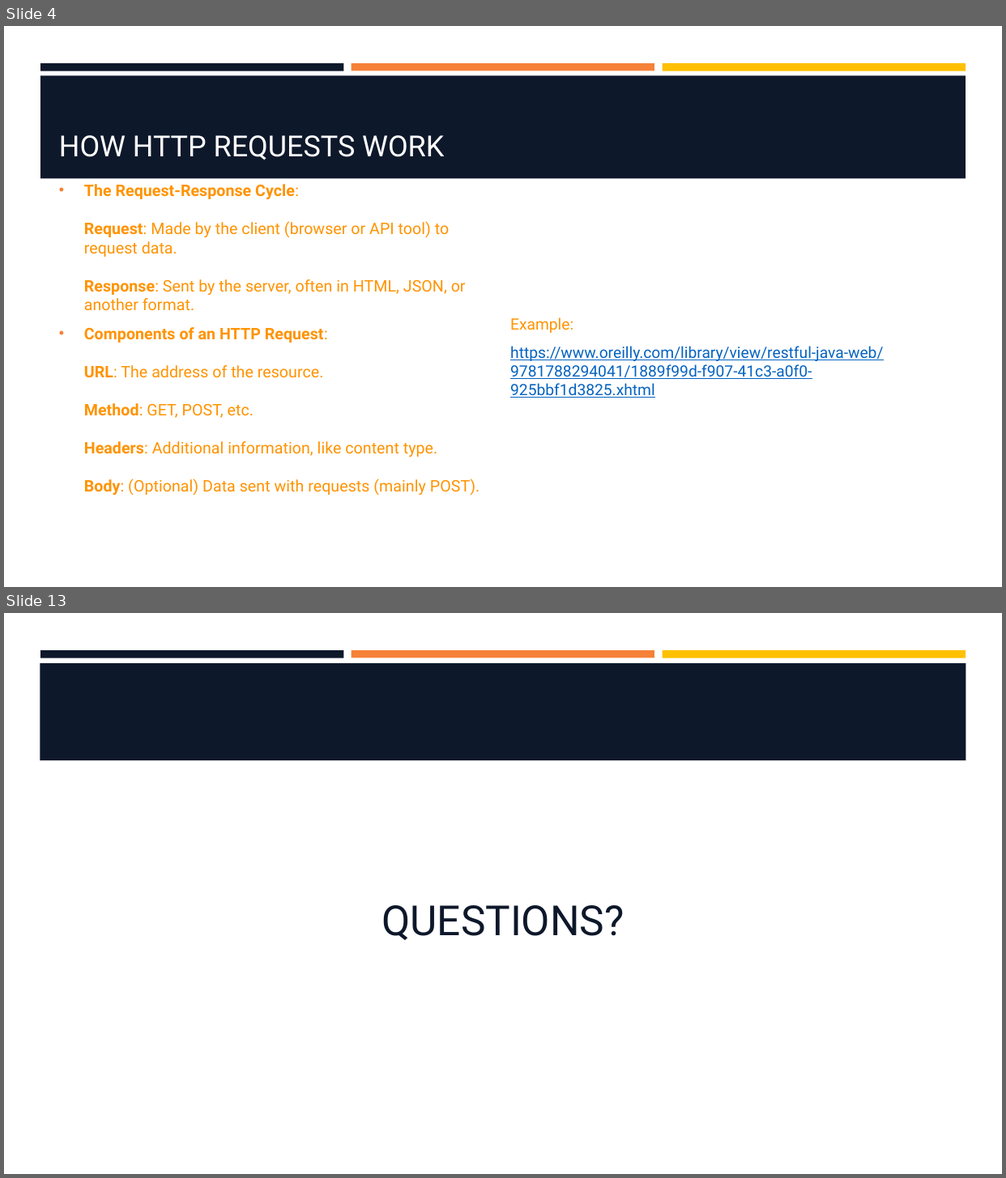
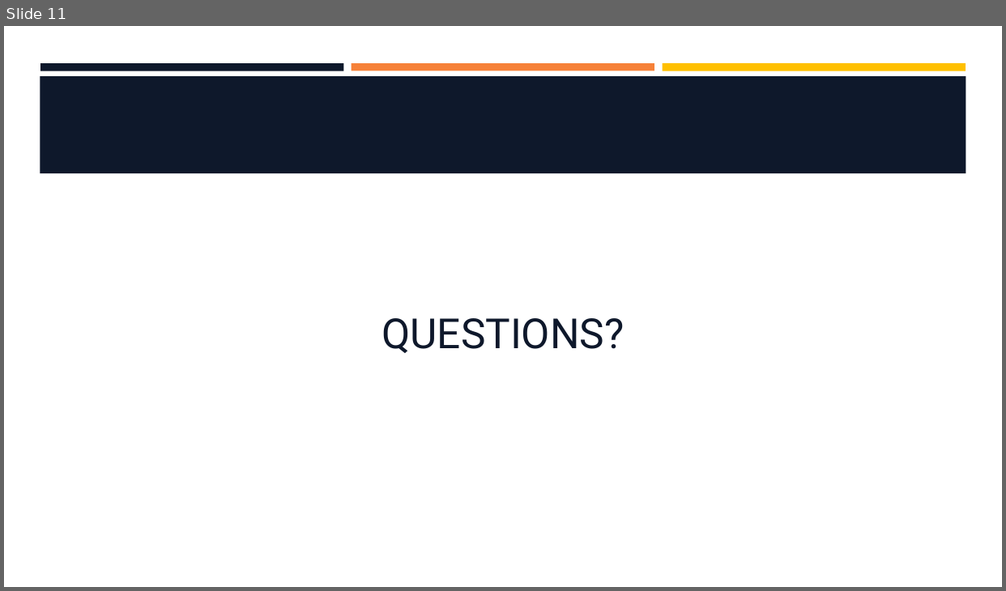
Before and after one commit to hawkeye1900/SBC-Sept24, a slide deck: week-9/W9-S2-Style-and-State/W9-S2-Style-and-State.pptx. Shown one above the other, each under a label of ours: slides 4 and 13 before the commit, slide 11 after it; the slides between them are not shown. The pictures are 1006x1178 and 1006x591 pixels, drawn with LibreOffice and Linux fonts; fonts in the diff are those of the drawing; background and template pictures are left out. Boxes give left, top, right and bottom in pixels: in the first picture for what was removed or moved away, otherwise in the second. Text is boxed around its words. In the diff, an @@ line names an element or a change of style, - is before the commit and + after.

```diff
--- a/week-9/W9-S2-Style-and-State/W9-S2-Style-and-State.pptx
+++ b/week-9/W9-S2-Style-and-State/W9-S2-Style-and-State.pptx
@@ slide 4 removed at [4,26,1002,587], background #FFFFFF; not listed: 3 template elements that a slide beside it also shows @@
@@ rectangle removed at [40,75,966,179] @@
@@ title removed at [59,135,444,160] @@
-HOW HTTP REQUESTS WORK
@@ text removed at [84,221,479,496] @@
-• The Request-Response Cycle:
-  Request: Made by the client (browser or API tool) to request data.
-  Response: Sent by the server, often in HTML, JSON, or another format.
-• Components of an HTTP Request:
-  URL: The address of the resource.
-  Method: GET, POST, etc.
-  Headers: Additional information, like content type.
-  Body: (Optional) Data sent with requests (mainly POST).
@@ text removed at [510,318,883,398] @@
-Example:
-https://www.oreilly.com/library/view/restful-java-web/9781788294041/1889f99d-f907-41c3-a0f0-925bbf1d3825.xhtml
@@ what was slide 13 is now slide 11 @@
```
Also in this commit, not shown: 3 slides changed, 7 slides added, 8 other slides removed.
